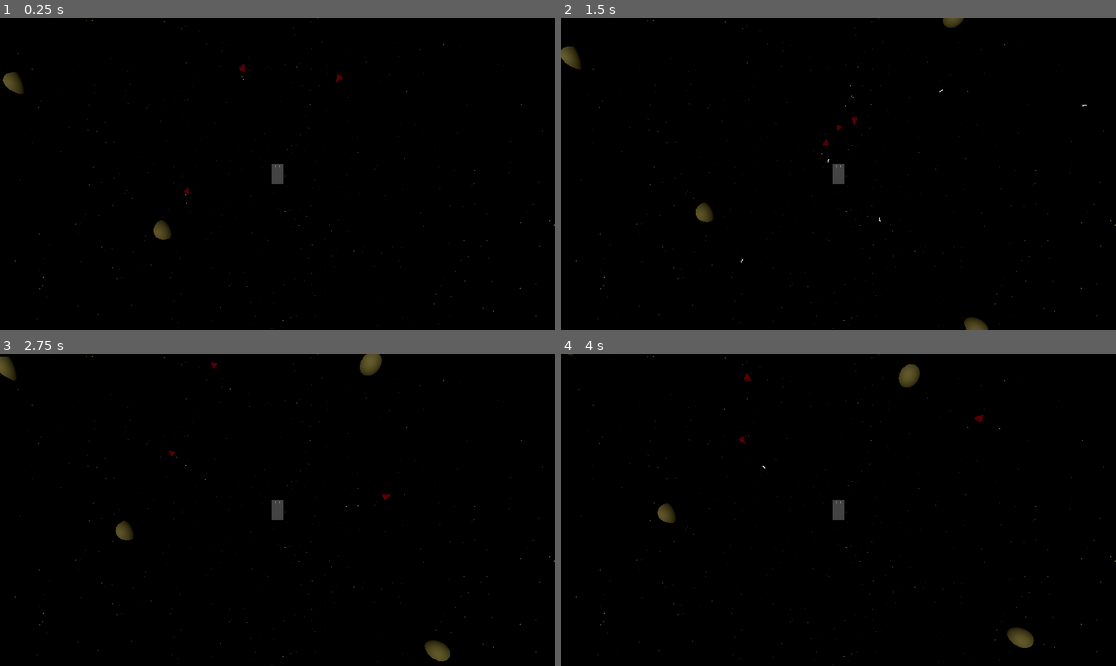
Above: before the commit, frames 1-4 (two rows, left to right).
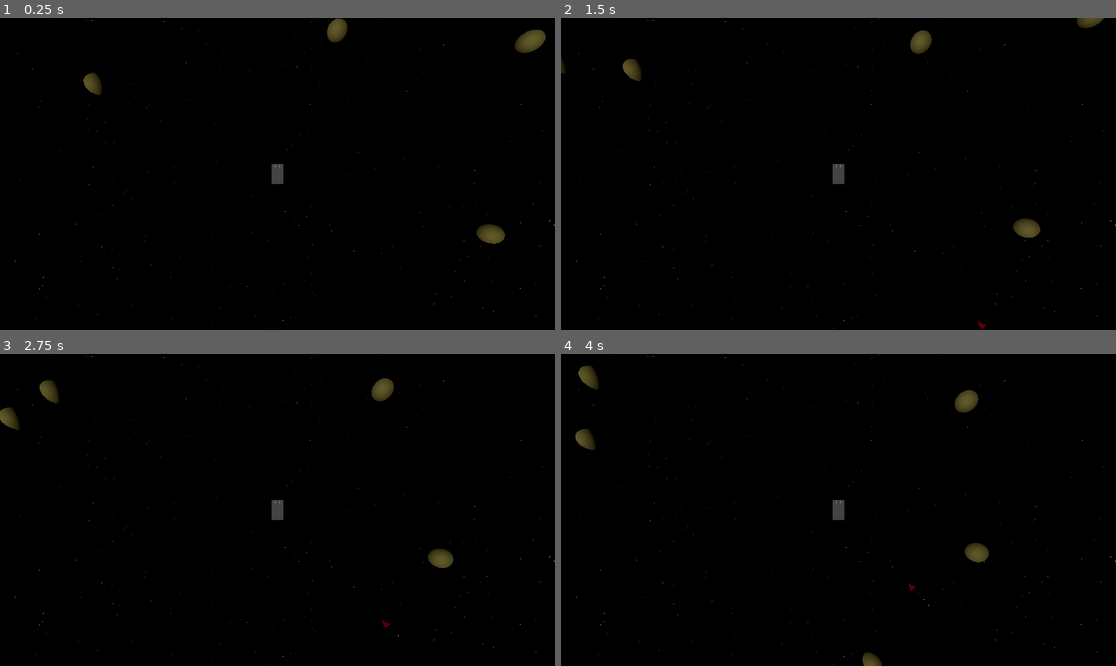
Above: after the commit, the same moments.

Repository: Kazuo256/mothership
Game: Godot game, scene res://main.tscn
The game is run twice, just before and just after one commit, with the same random seed, the same clock (stepped at 60 frames per second) and the same inputs.
Inputs:
- Up to frame 1 (0.25 s): no input
- Up to frame 2 (1.5 s): no input
- Up to frame 3 (2.75 s): no input
- Up to frame 4 (4 s): no input

The runs differ from the first frame. In frame 1, 1.3% of the frame differs, in the area x 0-99%, y 0-73%; in frame 2, 1.4%; in frame 3, 1.6%, in the area x 0-82%, y 0-99%; in frame 4, 1.6%.

Commit message:
Balancing collision, damage, and stuff

Diff:
--- a/space/entity/projectile/laser/laser.tscn
+++ b/space/entity/projectile/laser/laser.tscn
@@ -38,7 +38,6 @@
 speed = 25.0
 
 [node name="Timer" type="Timer" parent="."]
-wait_time = 2.0
 one_shot = true
 autostart = true
 
--- a/space/entity/ship/fighter/fighter.tscn
+++ b/space/entity/ship/fighter/fighter.tscn
@@ -93,7 +93,7 @@
 [node name="Thruster" type="Node3D" parent="."]
 script = ExtResource("6_nevom")
 controller_path = NodePath("../ShipController")
-thrust_max = 5.0
+thrust_max = 2.0
 
 [node name="Steering" type="Node3D" parent="."]
 script = ExtResource("7_7s8no")
--- a/space/entity/ship/mothership/mothership.gd
+++ b/space/entity/ship/mothership/mothership.gd
@@ -1,11 +1,13 @@
 class_name Mothership extends CharacterBody3D
 
-@export var fighter_max := 20
+@export var fighter_max := 30
 
 @onready var ship_controller = $ShipController as ShipController
 
 func _physics_process(_delta):
+	var gun_count := get_children() \
+			.reduce(func(acc, node): return acc + (1 if node is Gun else 0), 0)
 	var figther_count = \
 			get_tree().get_nodes_in_group('fighter').size()
 	ship_controller.shooting[ShipController.Gun.PRIMARY] = \
-			figther_count < fighter_max
+			figther_count + gun_count < fighter_max
--- a/space/entity/ship/mothership/mothership.tscn
+++ b/space/entity/ship/mothership/mothership.tscn
@@ -46,7 +46,7 @@
 script = ExtResource("1_gteac")
 
 [node name="Gun" type="Node3D" parent="." node_paths=PackedStringArray("ship_controller")]
-transform = Transform3D(1, 0, 0, 0, 1, 0, 0, 0, 1, 12.4994, 0, 0.550941)
+transform = Transform3D(1, 0, 0, 0, 1, 0, 0, 0, 1, 12.499, 0, -5)
 script = ExtResource("2_7mr5l")
 ship_controller = NodePath("../ShipController")
 ship_gun = 0
@@ -56,6 +56,71 @@
 
 [node name="MeshInstance3D" type="MeshInstance3D" parent="Gun"]
 transform = Transform3D(2.98023e-08, 1, 4.37114e-08, 0, -4.37114e-08, 1, 1, -2.98023e-08, -8.88178e-16, 0, 0, 0)
+mesh = SubResource("CylinderMesh_tanj5")
+
+[node name="Gun2" type="Node3D" parent="." node_paths=PackedStringArray("ship_controller")]
+transform = Transform3D(1, 0, 0, 0, 1, 0, 0, 0, 1, 12.499, 0, 0)
+script = ExtResource("2_7mr5l")
+ship_controller = NodePath("../ShipController")
+ship_gun = 0
+projectile_scn = ExtResource("3_kuhhp")
+cooldown_duration = 10.0
+warmup_duration = 0.0
+
+[node name="MeshInstance3D" type="MeshInstance3D" parent="Gun2"]
+transform = Transform3D(2.98023e-08, 1, 4.37114e-08, 0, -4.37114e-08, 1, 1, -2.98023e-08, -8.88178e-16, 0, 0, 0)
+mesh = SubResource("CylinderMesh_tanj5")
+
+[node name="Gun3" type="Node3D" parent="." node_paths=PackedStringArray("ship_controller")]
+transform = Transform3D(1, 0, 0, 0, 1, 0, 0, 0, 1, 12.499, 0, 5)
+script = ExtResource("2_7mr5l")
+ship_controller = NodePath("../ShipController")
+ship_gun = 0
+projectile_scn = ExtResource("3_kuhhp")
+cooldown_duration = 10.0
+warmup_duration = 0.0
+
+[node name="MeshInstance3D" type="MeshInstance3D" parent="Gun3"]
+transform = Transform3D(2.98023e-08, 1, 4.37114e-08, 0, -4.37114e-08, 1, 1, -2.98023e-08, -8.88178e-16, 0, 0, 0)
+mesh = SubResource("CylinderMesh_tanj5")
+
+[node name="Gun4" type="Node3D" parent="." node_paths=PackedStringArray("ship_controller")]
+transform = Transform3D(1, 0, 0, 0, 1, 0, 0, 0, 1, -12.499, 0, 5)
+script = ExtResource("2_7mr5l")
+ship_controller = NodePath("../ShipController")
+ship_gun = 0
+projectile_scn = ExtResource("3_kuhhp")
+cooldown_duration = 10.0
+warmup_duration = 0.0
+
+[node name="MeshInstance3D" type="MeshInstance3D" parent="Gun4"]
+transform = Transform3D(4.37114e-08, -1, -4.37114e-08, 0, 4.37114e-08, -1, -1, -4.37114e-08, -1.91069e-15, 0, 0, 0)
+mesh = SubResource("CylinderMesh_tanj5")
+
+[node name="Gun5" type="Node3D" parent="." node_paths=PackedStringArray("ship_controller")]
+transform = Transform3D(1, 0, 0, 0, 1, 0, 0, 0, 1, -12.499, 0, 0)
+script = ExtResource("2_7mr5l")
+ship_controller = NodePath("../ShipController")
+ship_gun = 0
+projectile_scn = ExtResource("3_kuhhp")
+cooldown_duration = 10.0
+warmup_duration = 0.0
+
+[node name="MeshInstance3D" type="MeshInstance3D" parent="Gun5"]
+transform = Transform3D(4.37114e-08, -1, -4.37114e-08, 0, 4.37114e-08, -1, -1, -4.37114e-08, -1.91069e-15, 0, 0, 0)
+mesh = SubResource("CylinderMesh_tanj5")
+
+[node name="Gun6" type="Node3D" parent="." node_paths=PackedStringArray("ship_controller")]
+transform = Transform3D(1, 0, 0, 0, 1, 0, 0, 0, 1, -12.499, 0, -5)
+script = ExtResource("2_7mr5l")
+ship_controller = NodePath("../ShipController")
+ship_gun = 0
+projectile_scn = ExtResource("3_kuhhp")
+cooldown_duration = 10.0
+warmup_duration = 0.0
+
+[node name="MeshInstance3D" type="MeshInstance3D" parent="Gun6"]
+transform = Transform3D(4.37114e-08, -1, -4.37114e-08, 0, 4.37114e-08, -1, -1, -4.37114e-08, -1.91069e-15, 0, 0, 0)
 mesh = SubResource("CylinderMesh_tanj5")
 
 [node name="Hurtbox" type="Area3D" parent="."]
@@ -79,6 +144,6 @@
 
 [node name="Destruction" type="Node3D" parent="."]
 script = ExtResource("6_lg8ye")
-hit_points = 100
+hit_points = 500
 
 [connection signal="destroyed" from="Destruction" to="." method="queue_free"]
--- a/space/entity/ship/player_ship/player_ship.tscn
+++ b/space/entity/ship/player_ship/player_ship.tscn
@@ -62,7 +62,7 @@
 [node name="Thruster" type="Node3D" parent="."]
 script = ExtResource("6_68yju")
 controller_path = NodePath("../ShipController")
-thrust_max = 10.0
+thrust_max = 5.0
 
 [node name="Steering" type="Node3D" parent="."]
 script = ExtResource("7_dqxio")
--- a/space/space.gd
+++ b/space/space.gd
@@ -1,4 +1,8 @@
 class_name Space extends Node3D
+
+@export var spawn_scns: Array[PackedScene]
+@export var spawn_counts: Array[int]
+@export var spawn_area_size := 50
 
 var camera: Node3D
 var player: PlayerShip
@@ -11,6 +15,7 @@
 	assert(player != null)
 	assert(mothership != null)
 	_attach_camera_to_player()
+	_spawn_everything()
 
 func _physics_process(_delta):
 	_find_player()
@@ -45,3 +50,14 @@
 	remote_xform.update_rotation = false
 	remote_xform.update_scale = false
 	player.add_child(remote_xform)
+
+func _spawn_everything():
+	for i in spawn_scns.size():
+		for n in spawn_counts[i]:
+			var spawn := spawn_scns[i].instantiate()
+			spawn.position = Vector3(
+				randf_range(-spawn_area_size, spawn_area_size),
+				0,
+				randf_range(-spawn_area_size, spawn_area_size),
+			)
+			_spawn(spawn)
--- a/space/space.tscn
+++ b/space/space.tscn
@@ -8,6 +8,8 @@
 
 [node name="Space" type="Node3D"]
 script = ExtResource("1_5cuiw")
+spawn_scns = Array[PackedScene]([ExtResource("4_emhkt"), ExtResource("4_71xu5")])
+spawn_counts = Array[int]([100, 10])
 
 [node name="DirectionalLight3D" type="DirectionalLight3D" parent="."]
 transform = Transform3D(0.707107, 0.5, -0.5, 0.214196, 0.522425, 0.825344, 0.673884, -0.690704, 0.262312, 0, 0, 0)
@@ -16,36 +18,3 @@
 
 [node name="Mothership" parent="." instance=ExtResource("5_4v7qb")]
 transform = Transform3D(0.564333, 0, -0.825547, 0, 1, 0, 0.825547, 0, 0.564333, -28.5294, 0, -37.9025)
-
-[node name="Fighter" parent="." instance=ExtResource("4_71xu5")]
-transform = Transform3D(1, 0, 0, 0, 1, 0, 0, 0, 1, -1.70531, -1.90735e-06, -5.09459)
-
-[node name="Fighter2" parent="." instance=ExtResource("4_71xu5")]
-transform = Transform3D(1, 0, 0, 0, 1, 0, 0, 0, 1, 3.0367, -1.90735e-06, -4.59749)
-
-[node name="Fighter3" parent="." instance=ExtResource("4_71xu5")]
-transform = Transform3D(1, 0, 0, 0, 1, 0, 0, 0, 1, -4.42349, 0, 0.942938)
-
-[node name="Asteroid" parent="." instance=ExtResource("4_emhkt")]
-transform = Transform3D(1, 0, 0, 0, 1, 0, 0, 0, 1, 7.00586, 3.8147e-06, -8.46328)
-
-[node name="Asteroid2" parent="." instance=ExtResource("4_emhkt")]
-transform = Transform3D(1, 0, 0, 0, 1, 0, 0, 0, 1, -12.6321, 3.8147e-06, -4.20661)
-
-[node name="Asteroid3" parent="." instance=ExtResource("4_emhkt")]
-transform = Transform3D(1, 0, 0, 0, 1, 0, 0, 0, 1, -5.33683, 3.8147e-06, 2.882)
-
-[node name="Asteroid4" parent="." instance=ExtResource("4_emhkt")]
-transform = Transform3D(1, 0, 0, 0, 1, 0, 0, 0, 1, -13.629, 3.8147e-06, 11.5061)
-
-[node name="Asteroid5" parent="." instance=ExtResource("4_emhkt")]
-transform = Transform3D(1, 0, 0, 0, 1, 0, 0, 0, 1, -8.80165, 3.8147e-06, -23.3083)
-
-[node name="Asteroid6" parent="." instance=ExtResource("4_emhkt")]
-transform = Transform3D(1, 0, 0, 0, 1, 0, 0, 0, 1, 16.4978, 3.8147e-06, -13.6242)
-
-[node name="Asteroid7" parent="." instance=ExtResource("4_emhkt")]
-transform = Transform3D(1, 0, 0, 0, 1, 0, 0, 0, 1, 5.46842, 3.8147e-06, 8.20971)
-
-[node name="Asteroid8" parent="." instance=ExtResource("4_emhkt")]
-transform = Transform3D(1, 0, 0, 0, 1, 0, 0, 0, 1, -28.669, 3.8147e-06, -6.25107)
--- /dev/null
+++ b/space/spawn_spec.gd
@@ -0,0 +1,4 @@
+class_name SpawnSpec extends Resource
+
+@export var spawn_scn: PackedScene
+@export var count := 10
